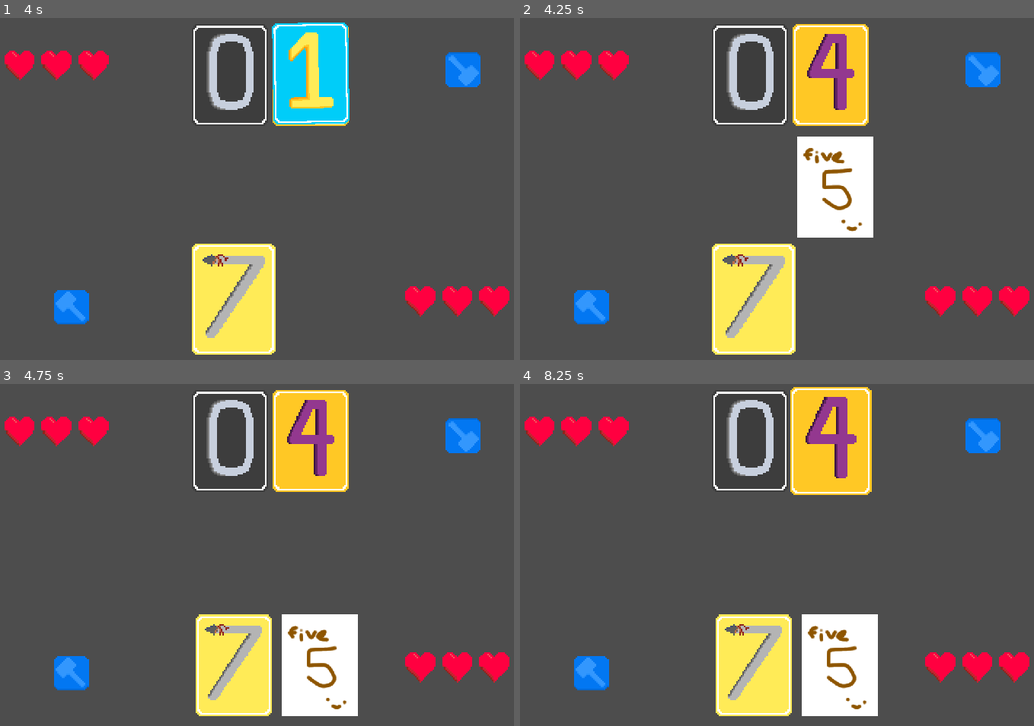
Above: before the commit, frames 1-4 (two rows, left to right).
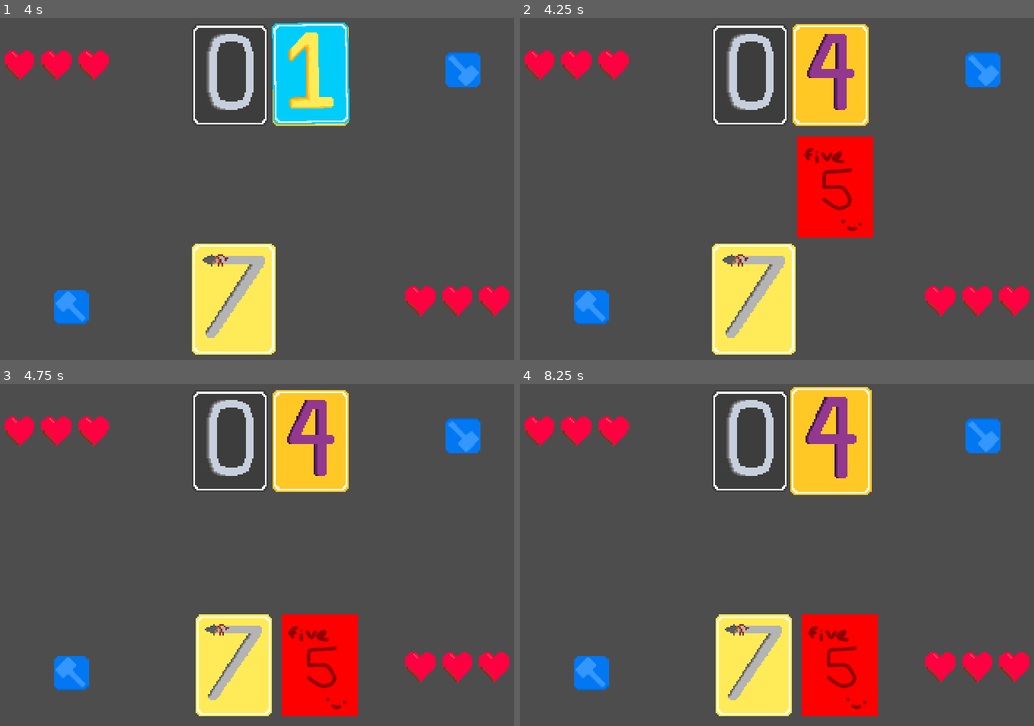
Above: after the commit, the same moments.

Repository: Hex-4/chop-chop-game-thing
Game: Godot game, scene res://dragging.tscn
Two runs of this game, one before a commit and one after it. Both use one fixed random seed, a clock stepped at 60 frames per second and the inputs below.
Inputs (mouse positions are in pixels of both pictures, inside the frame that each line leads up to):
- Up to frame 1 (4 s): tap Enter at 0.5 s; drag from (231, 76) to (231, 298) at 0.52 s; drag from (308, 76) to (231, 298) at 1.27 s; click (231, 298) at 2.17 s; tap Space at 2.75 s; drag from (318, 298) to (308, 76) at 2.77 s; move the mouse to (447, 240) at 3.52 s; click (447, 240) at 3.67 s
- Up to frame 2 (4.25 s): no input
- Up to frame 3 (4.75 s): drag from (82, 503) to (231, 664) at 4.27 s
- Up to frame 4 (8.25 s): tap Enter at 5, 6.5 s; move the mouse to (812, 555) at 5.02 s; click (812, 555) at 5.17 s; tap Space at 5.75, 7.25 s; drag from (689, 469) to (658, 572) at 5.77 s; move the mouse to (915, 537) at 6.52 s; click (915, 537) at 6.67 s; drag from (658, 572) to (751, 623) at 7.27 s; move the mouse to (843, 479) at 8.02 s; click (843, 479) at 8.17 s

Frame 1 is identical in both runs. In frame 2, 4.4% of the frame differs, in the area x 53-69%, y 34-65%; in frame 3, 4.4%, in the area x 54-70%, y 67-98%; in frame 4, 4.4%.

Commit message:
make cards desaturate on break

Diff:
--- a/card.gd
+++ b/card.gd
@@ -181,6 +181,7 @@
 		sum = num1 + num2
 	card2.sprite.animation = str(sum)
 	card2.broken = false
+	card2.modulate = Color.from_hsv(1,1,1)
 	card2.number = sum
 
 
@@ -215,7 +216,8 @@
 
 		tween.tween_property(self, "modulate", Color(15,15,15, 1), 0.3).set_trans(Tween.TRANS_CUBIC).set_ease(Tween.EASE_OUT) # Fade to white
 		tween.tween_callback(change_to_broken_sprite)
-		tween.tween_property(self, "modulate", Color(1,1,1, 1), 2).set_trans(Tween.TRANS_CUBIC).set_ease(Tween.EASE_OUT)
+		tween.tween_property(self, "modulate", Color.from_hsv(1,0,0.3), 1).set_trans(Tween.TRANS_CUBIC).set_ease(Tween.EASE_OUT)
+
 		tween.tween_property(self, "scale", Vector2(1,1), 0.2).set_trans(Tween.TRANS_CUBIC).set_ease(Tween.EASE_OUT)
 		tween.tween_callback(played.emit)
 
--- /dev/null
+++ b/greyscale-shader.tres
@@ -0,0 +1,12 @@
+[gd_resource type="VisualShader" format=3 uid="uid://buko3n8tj1fad"]
+
+[resource]
+code = "shader_type canvas_item;
+render_mode blend_mix;
+
+
+
+"
+graph_offset = Vector2(-295.939, -18)
+mode = 1
+flags/light_only = false
Not shown, changed: export_presets.cfg
